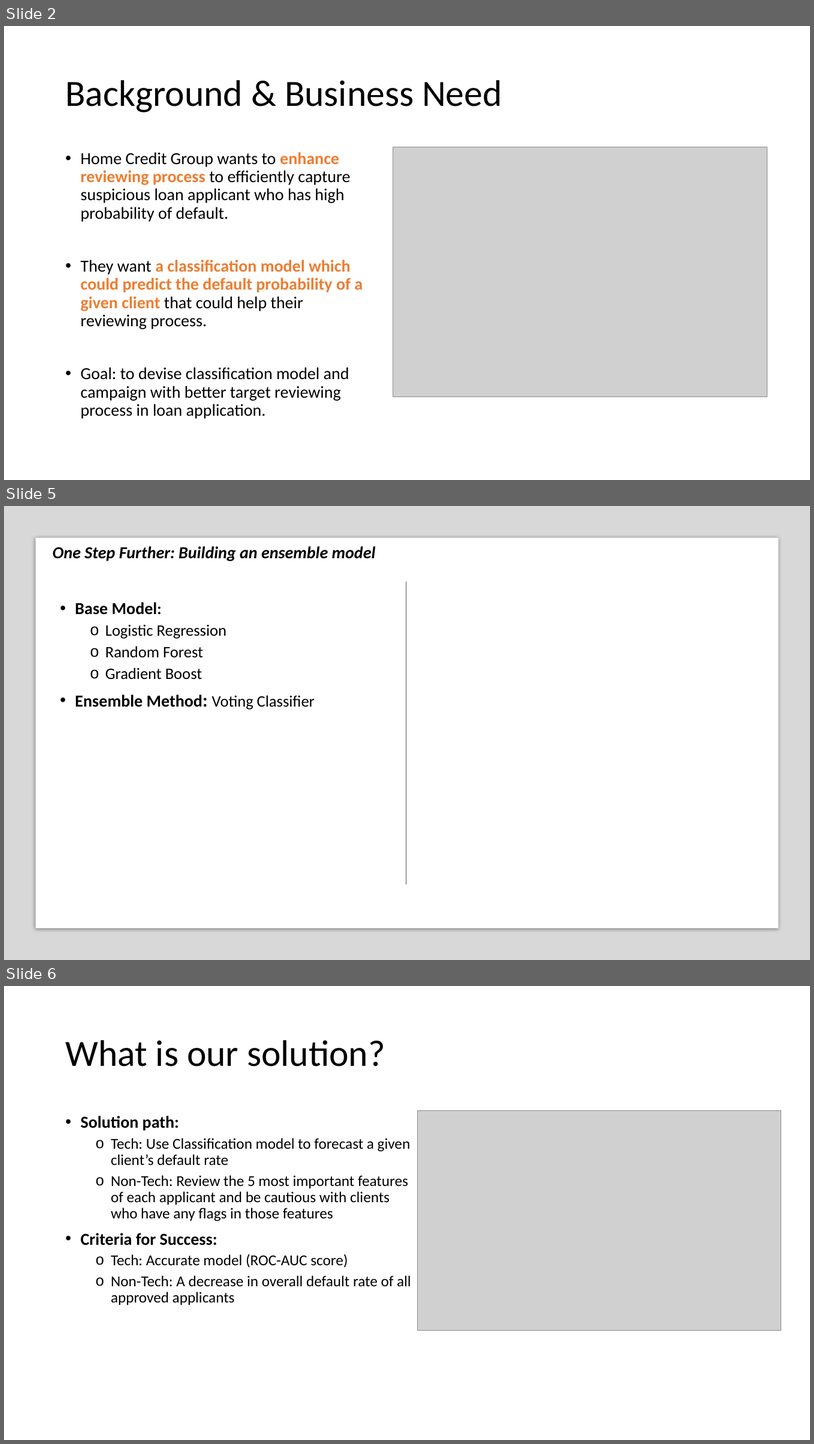
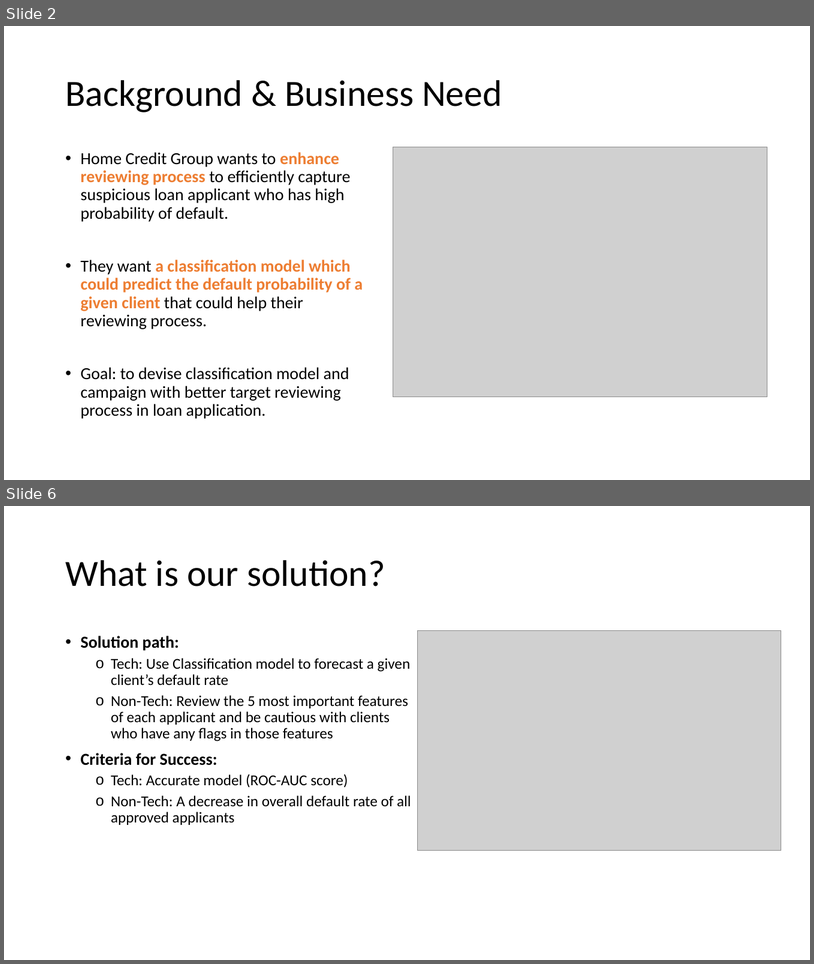
Before and after one commit to JasZeng/Home-Credit-Loan-Default-Rate-Prediction, a slide deck: Home Credit Loan Default rate.pptx. Shown one above the other, each under a label of ours: slides 2, 5 and 6 before the commit, slides 2 and 6 after it; the slides between them are not shown. The pictures are 814x1444 and 814x964 pixels, drawn with LibreOffice and Linux fonts; fonts in the diff are those of the drawing; grey boxes stand for pictures. Boxes give left, top, right and bottom in pixels: in the first picture for what was removed or moved away, otherwise in the second. Text is boxed around its words. In the diff, an @@ line names an element or a change of style, - is before the commit and + after.

```diff
--- a/Home Credit Loan Default rate.pptx
+++ b/Home Credit Loan Default rate.pptx
@@ slide 5 removed at (x1=4, y1=506, x2=810, y2=960), background #FFFFFF @@
@@ rectangle removed at (x1=4, y1=506, x2=810, y2=960) @@
@@ rectangle removed at (x1=35, y1=538, x2=779, y2=928) @@
@@ text removed at (x1=53, y1=546, x2=376, y2=561) @@
-One Step Further: Building an ensemble model
@@ line removed from (406, 582) to (406, 884) @@
@@ text removed at (x1=75, y1=602, x2=315, y2=709) @@
-• Base Model:
-  o Logistic Regression
-  o Random Forest
-  o Gradient Boost
-• Ensemble Method: Voting Classifier
```
Also in this commit, not shown: 2 slides changed, 1 slide added.
